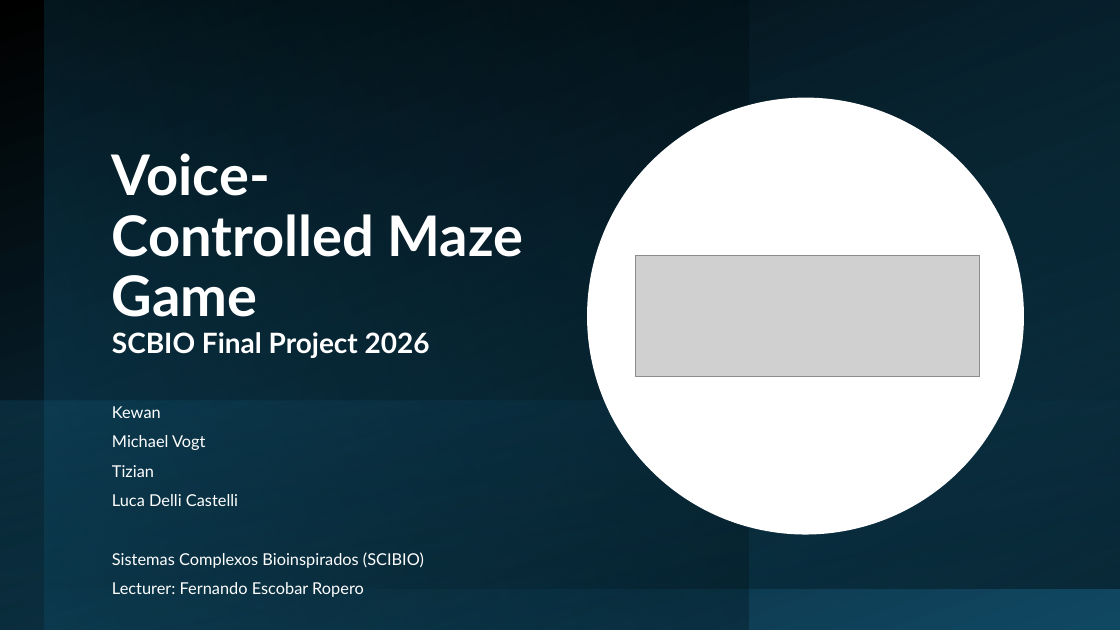
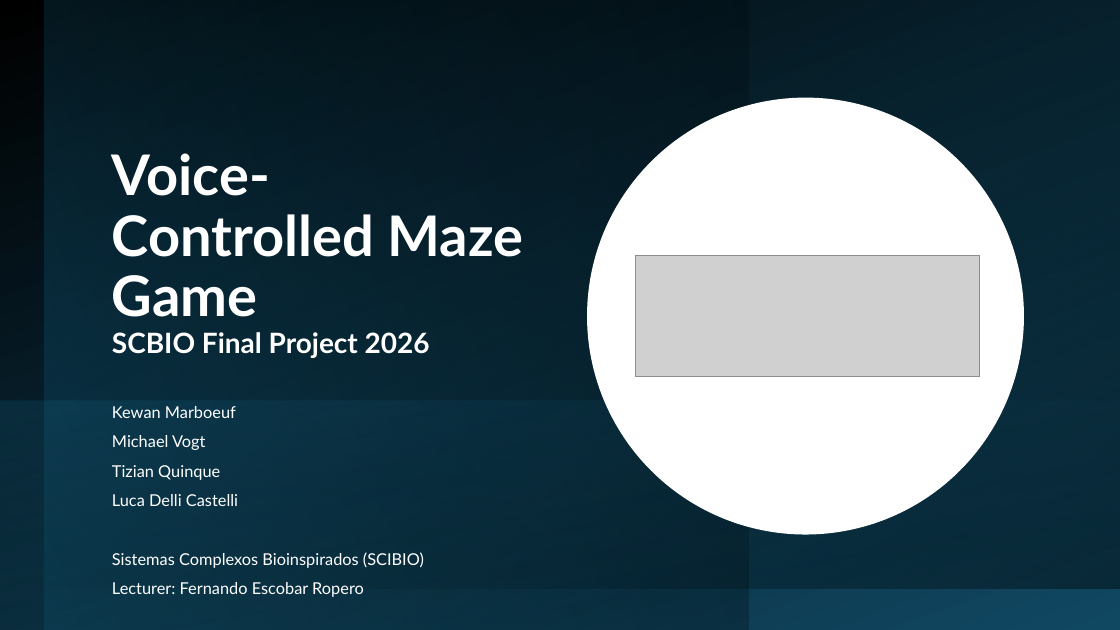
Before and after one commit to K1-mbf/Scibio_final_project, a slide deck: slide 1 of presentation.pptx. Drawn at 1120x630 pixels with LibreOffice and Linux fonts; fonts in the diff are those of the drawing; grey boxes stand for pictures. Boxes give left, top, right and bottom in pixels: in the first picture for what was removed or moved away, otherwise in the second. Text is boxed around its words. In the diff, an @@ line names an element or a change of style, - is before the commit and + after.

```diff
--- a/presentation.pptx
+++ b/presentation.pptx
@@ subtitle at <box>112,406,236,418</box>: text changed @@
-Kewan
+Kewan Marboeuf
@@ subtitle at <box>112,465,220,480</box>: text changed @@
-Tizian
+Tizian Quinque
```
Also in this commit, not shown: 4 other slides changed, 5 slides added, 2 slides removed.
